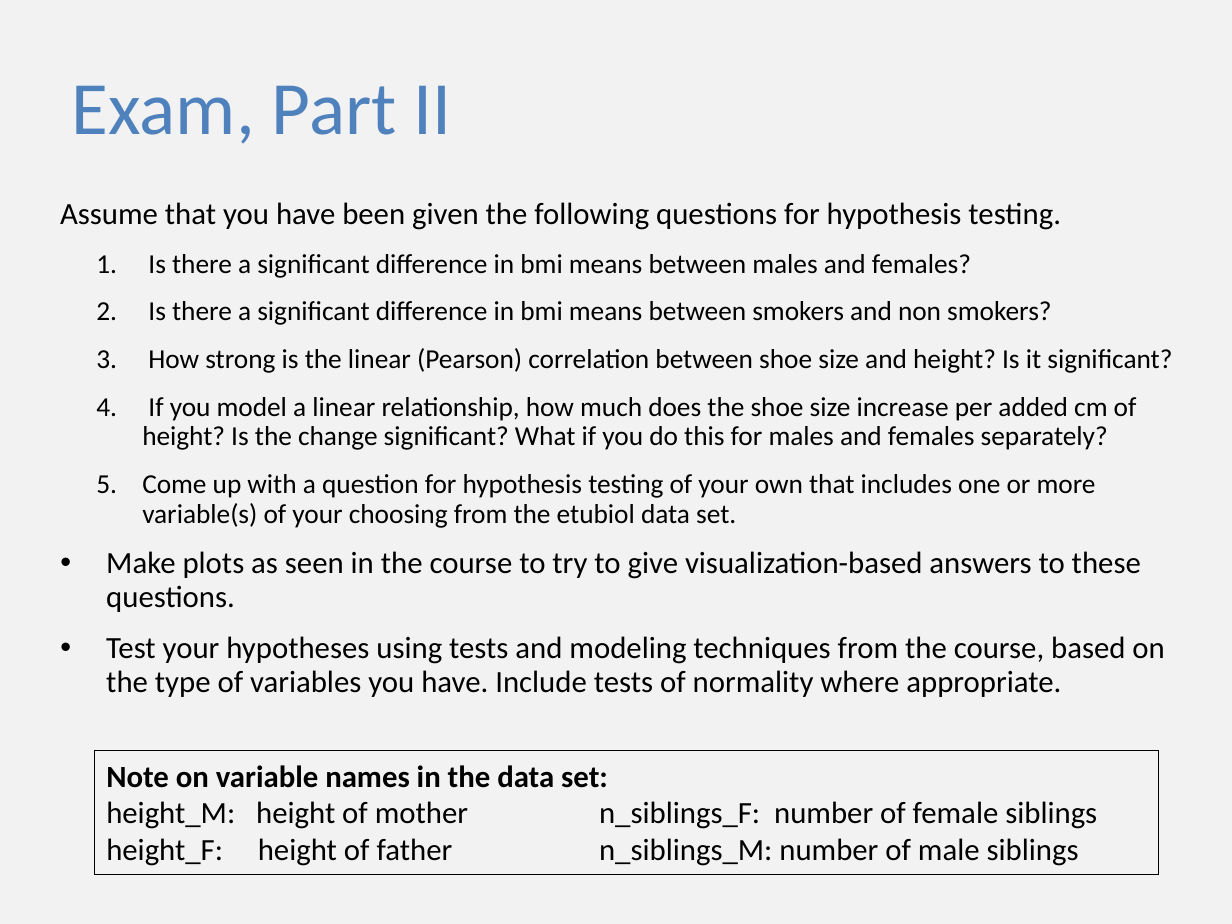
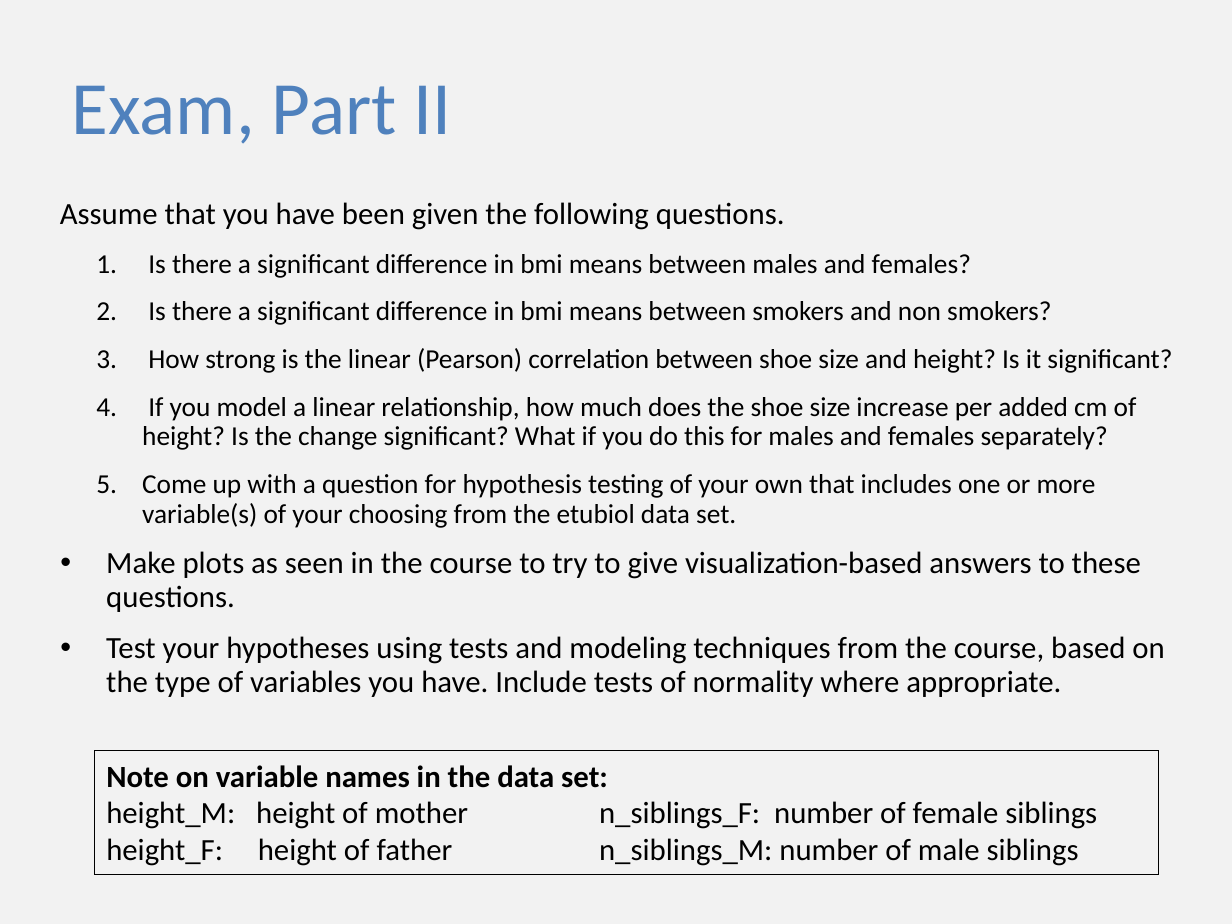
Before and after one commit to sib-swiss/first-steps-with-R-training, a slide deck: slide 3 of assets/pptx/exam_R.pptx. Drawn at 1232x924 pixels with LibreOffice and Linux fonts; fonts in the diff are those of the drawing. Boxes give left, top, right and bottom in pixels: in the first picture for what was removed or moved away, otherwise in the second. Text is boxed around its words. In the diff, an @@ line names an element or a change of style, - is before the commit and + after.

```diff
--- a/assets/pptx/exam_R.pptx
+++ b/assets/pptx/exam_R.pptx
@@ text at bbox=[60, 202, 785, 230]: text changed @@
-Assume that you have been given the following questions for hypothesis testing.
+Assume that you have been given the following questions.
```
Also in this commit, not shown: 1 other slide changed, 2 other files.
